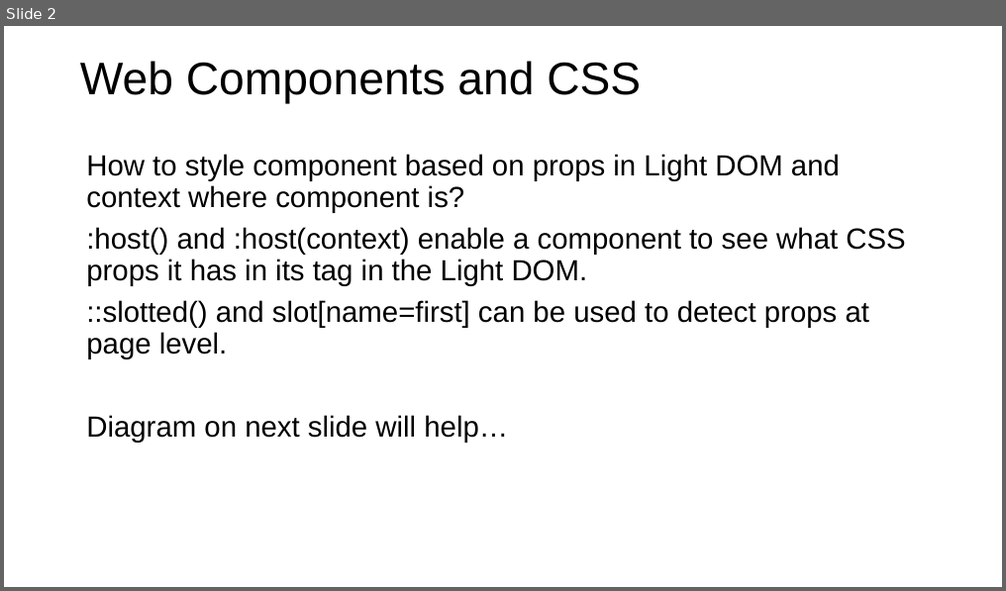
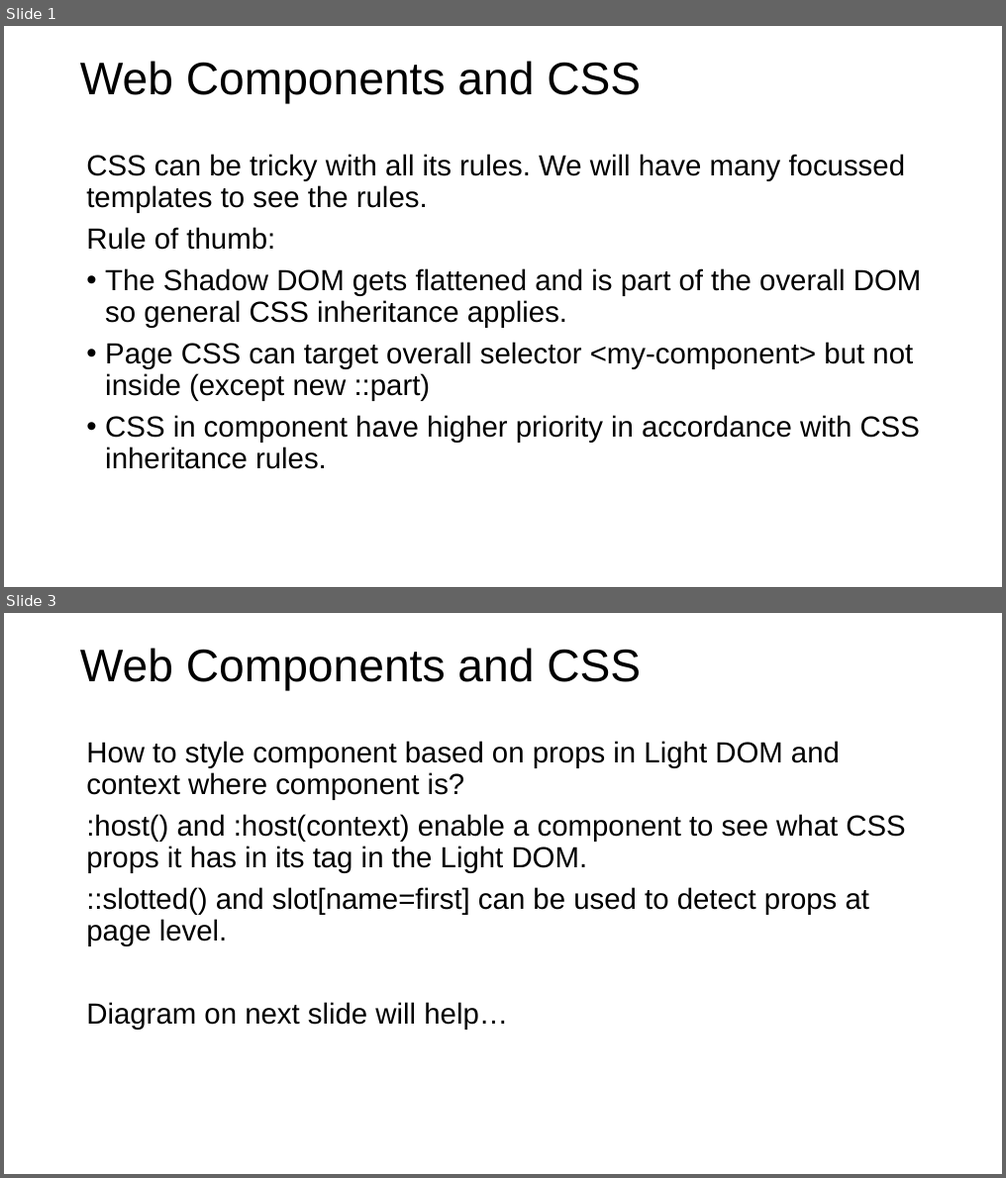
Before and after one commit to Python-Test-Engineer/web-components-v1, a slide deck: SLIDES/04-css.pptx. Shown one above the other, each under a label of ours: slide 2 before the commit, slides 1 and 3 after it; the slides between them are not shown. The pictures are 1006x591 and 1006x1178 pixels, drawn with LibreOffice and Linux fonts; fonts in the diff are those of the drawing. Boxes give left, top, right and bottom in pixels: in the first picture for what was removed or moved away, otherwise in the second. Text is boxed around its words. In the diff, an @@ line names an element or a change of style, - is before the commit and + after.

```diff
--- a/SLIDES/04-css.pptx
+++ b/SLIDES/04-css.pptx
@@ slide 1 added at [4, 26, 1002, 587], background #FFFFFF @@
@@ title added at [80, 61, 641, 104], 44 pt, text #000000 @@
+Web Components and CSS
@@ text added at [86, 154, 922, 470], 28 pt, text #000000 @@
+CSS can be tricky with all its rules. We will have many focussed templates to see the rules.
+Rule of thumb:
+• The Shadow DOM gets flattened and is part of the overall DOM so general CSS inheritance applies.
+• Page CSS can target overall selector <my-component> but not inside (except new ::part)
+• CSS in component have higher priority in accordance with CSS inheritance rules.
@@ what was slide 2 is now slide 3 @@
```
Also in this commit, not shown: 2 slides changed, 34 other files.
